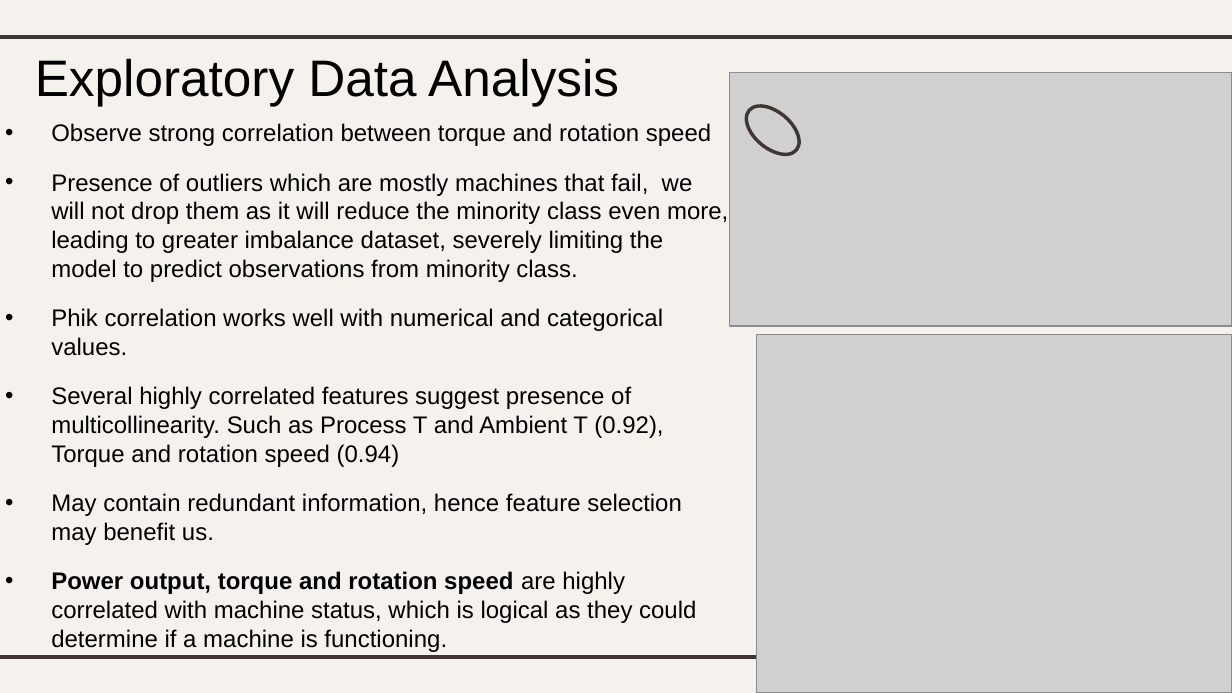
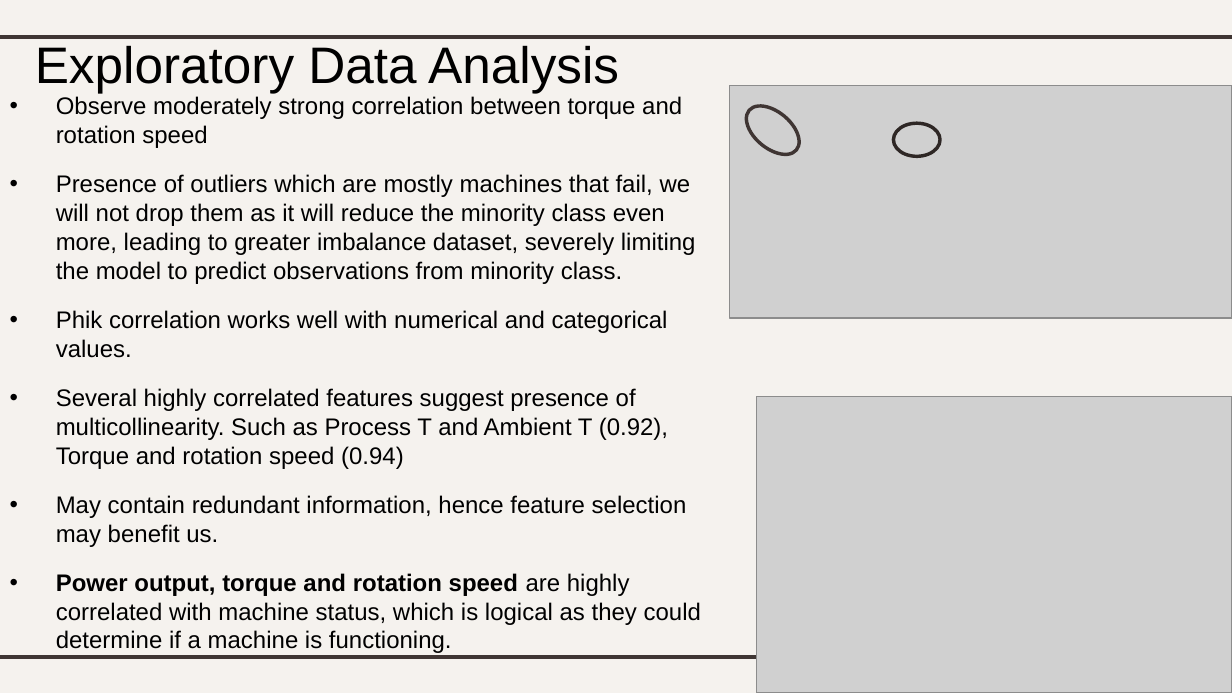
Before and after one commit to lhurr/Machine-Learning, a slide deck: slide 9 of DAAA2A02-2112589-LimHur-Classification.pptx (slide 8 before the commit). Drawn at 1232x693 pixels with LibreOffice and Linux fonts; fonts in the diff are those of the drawing; grey boxes stand for pictures. Boxes give left, top, right and bottom in pixels: in the first picture for what was removed or moved away, otherwise in the second. Text is boxed around its words. In the diff, an @@ line names an element or a change of style, - is before the commit and + after.

```diff
--- a/DAAA2A02-2112589-LimHur-Classification.pptx
+++ b/DAAA2A02-2112589-LimHur-Classification.pptx
@@ title "Exploratory Data Analysis": place and size @@
-title "Exploratory Data Analysis" at <box>35,58,619,107</box>
+title "Exploratory Data Analysis" at <box>35,45,619,93</box>
@@ subtitle "Observe moderately strong correlation between ...": place and size @@
-subtitle "Observe moderately strong correlation between ..." at <box>51,123,728,652</box>
+subtitle "Observe moderately strong correlation between ..." at <box>56,96,701,653</box>
@@ picture: place and size @@
-picture at <box>729,73,1232,326</box>
+picture at <box>729,85,1232,318</box>
@@ subtitle at <box>56,96,682,148</box>: text changed @@
-• Observe strong correlation between torque and rotation speed
+• Observe moderately strong correlation between torque and rotation speed
@@ ellipse added at <box>893,123,940,156</box>, outline #2F2726 2 pt @@
@@ picture: place and size @@
-picture at <box>756,334,1232,692</box>
+picture at <box>756,397,1232,693</box>
```
Also in this commit, not shown: 12 other slides changed, 1 slide added, 1 other file.
